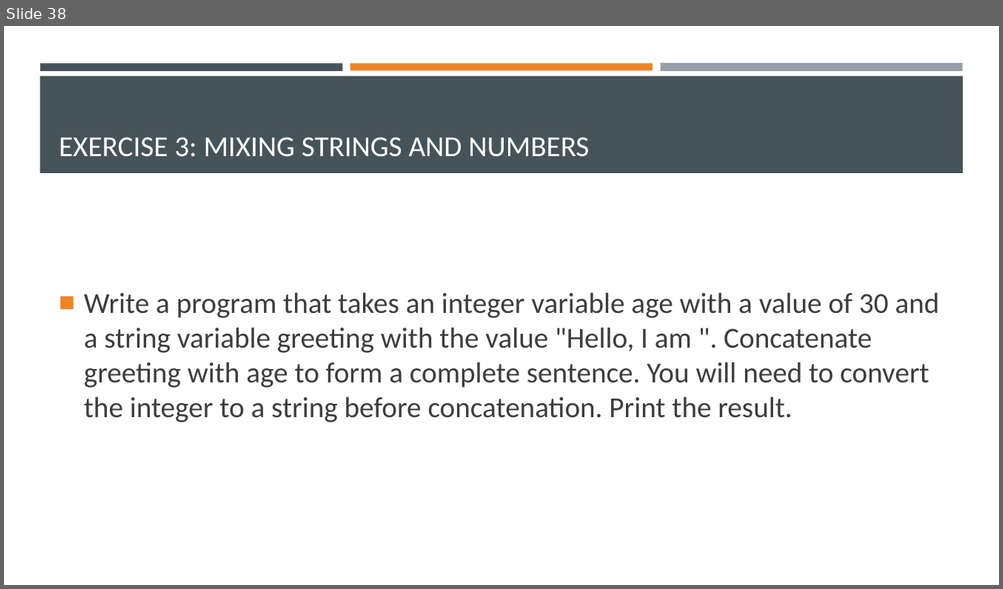
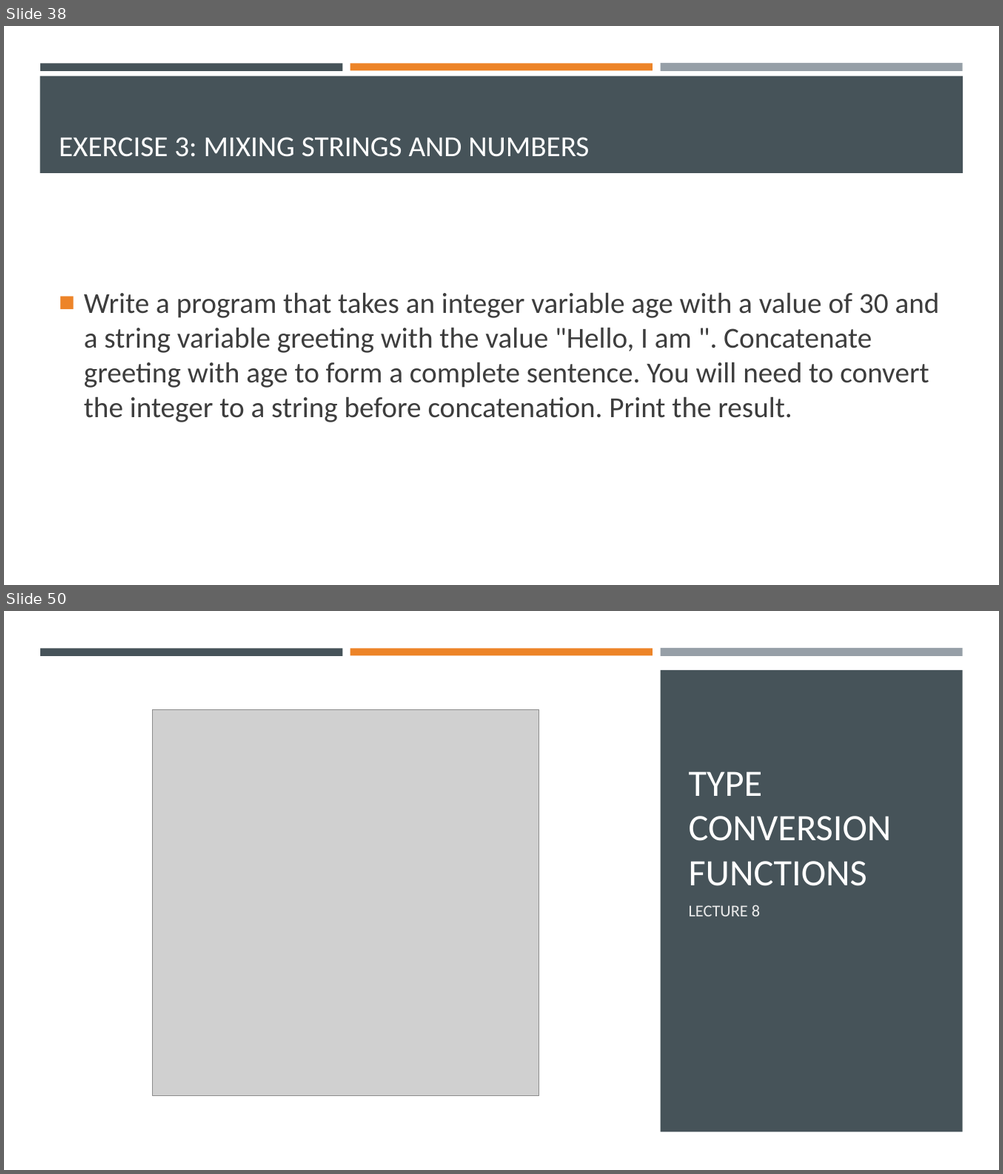
Before and after one commit to Ghost0396/iot, a slide deck: python/Python 3.pptx. Shown one above the other, each under a label of ours: slide 38 before the commit, slides 38 and 50 after it; the slides between them are not shown. The pictures are 1003x589 and 1003x1174 pixels, drawn with LibreOffice and Linux fonts; fonts in the diff are those of the drawing; grey boxes stand for pictures. Boxes give left, top, right and bottom in pixels: in the first picture for what was removed or moved away, otherwise in the second. Text is boxed around its words. In the diff, an @@ line names an element or a change of style, - is before the commit and + after.

```diff
--- a/python/Python 3.pptx
+++ b/python/Python 3.pptx
@@ slide 50 added at (4, 611, 999, 1170), background #FFFFFF @@
@@ rectangle added at (40, 648, 343, 655), fill #465359 @@
@@ rectangle added at (350, 648, 652, 655), fill #ED8428 @@
@@ rectangle added at (660, 648, 962, 657), fill #969FA7 @@
@@ rectangle added at (4, 664, 999, 1170), fill #FFFFFF @@
@@ rectangle added at (660, 670, 962, 1133), fill #465359 @@
@@ picture added at (153, 709, 539, 1096) @@
@@ title added at (688, 772, 891, 886), 36 pt, text #FFFFFF @@
+TYPE CONVERSION FUNCTIONS
@@ text added at (688, 905, 760, 917), 16 pt, text #EBEBEB @@
+LECTURE 8
```
Also in this commit, not shown: 4 slides changed, 14 other slides added, 5 other files.
